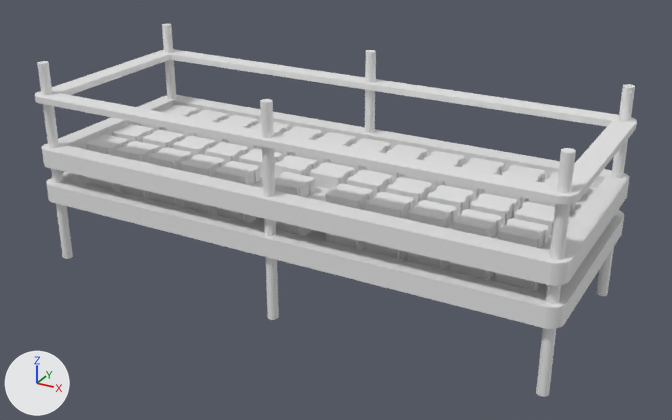
Renders of the Blender file planck/planck.blend from each side of a commit.
Before and after are seen from a camera (50 mm lens) standing at (199.0, -351.0, 161.0) and looking at (8.0, -3.0, -13.0). The axes (+X, +Y, +Z) are drawn at lower left. The lights are the same throughout.
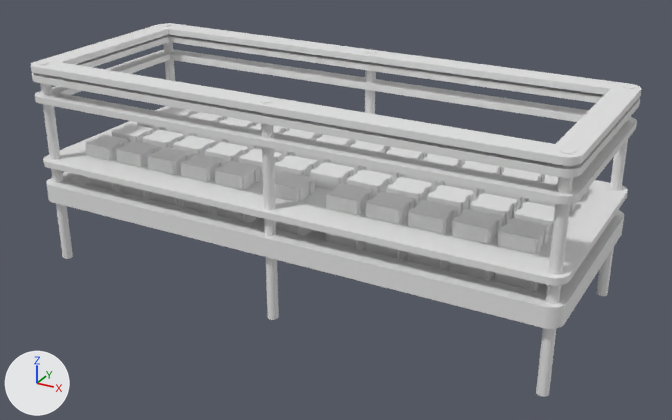
Commit message: Modified Planck.

Where the change shows, as pixel boxes (x1, y1, x2, y2) in the pictures (672 x 420 px; the box of a moved part takes in the faces that stretch with it):
```json
{"object": "Circle.001", "change": "reshaped", "before": [42, 95, 629, 286], "after": [43, 106, 628, 286]}
{"object": "Circle.006", "change": "added", "after": [31, 23, 641, 166]}
{"object": "Circle.005", "change": "added", "after": [32, 35, 640, 178]}
{"part": 1, "of": "me_circle", "change": "moved or reshaped", "before": [42, 95, 629, 278], "after": [43, 106, 628, 278]}
```

The change, as JSON lines over the scene's bpy script:
```json
{"block": "me_circle", "where": "# used by ob_circle_001; location = (0.0, 0.0, 0.0)"}
{"op": "remove", "block": "me_circle", "code": "me_circle.from_pydata(...)  # 2811 vertices, 1565 faces; spans x -129.0..128.0, y -52.0..51.0, z 0.0..9.0"}
{"op": "add", "block": "me_circle", "code": "me_circle.from_pydata(...)  # 2568 vertices, 1322 faces; spans x -129.0..128.0, y -52.0..51.0, z 0.0..3.0"}
{"block": "me_circle", "change": "me_circle part 1: 249 vertices moved within x -125.0..123.0, y -49.0..47.0, z 3.0; 243 vertices removed from x -129.0..128.0, y -52.0..51.0, z 9.0"}
{"op": "add", "block": "me_circle_004", "code": ["me_circle_004 = bpy.data.meshes.new('Circle.004')", "me_circle_004.from_pydata(...)  # 486 vertices, 269 faces; spans x -129.0..128.0, y -52.0..51.0, z 6.0..9.0"]}
{"op": "add", "block": "me_circle_002", "code": ["me_circle_002 = bpy.data.meshes.new('Circle.002')", "me_circle_002.from_pydata(...)  # 486 vertices, 269 faces; spans x -129.0..128.0, y -52.0..51.0, z 6.0..9.0"]}
{"op": "add", "block": "ob_circle_006", "code": ["ob_circle_006 = bpy.data.objects.new('Circle.006', me_circle_004)", "ob_circle_006.location = (0.0, 0.0, 40.8)"]}
{"op": "add", "block": "ob_circle_005", "code": ["ob_circle_005 = bpy.data.objects.new('Circle.005', me_circle_002)", "ob_circle_005.location = (0.0, 0.0, 36.4)"]}
```
